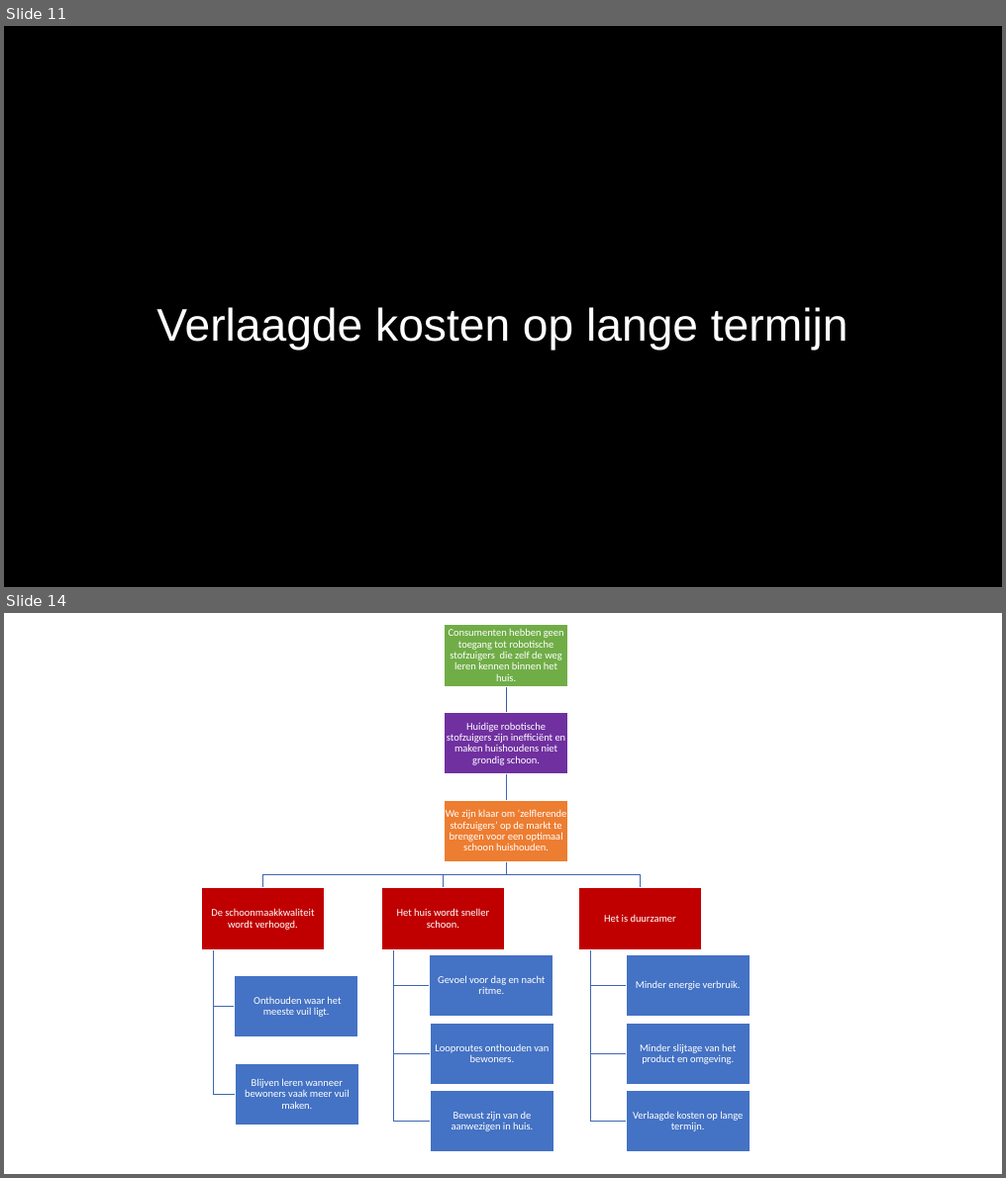
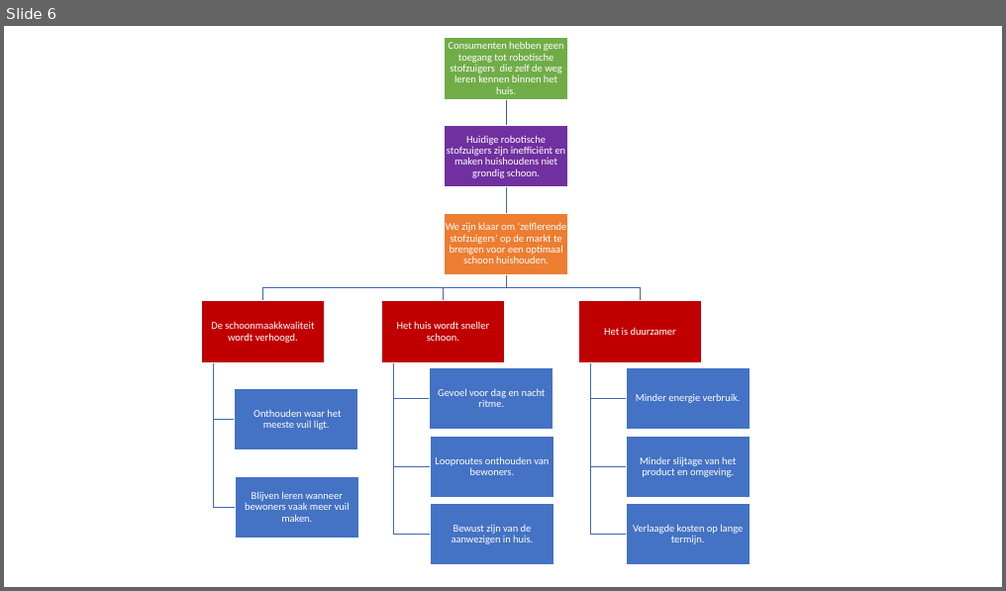
Before and after one commit to WouterNoordhof/NotS-P-Stofzuiger, a slide deck: docs/Presentaties/StoryboardPresentatie.pptx. Shown one above the other, each under a label of ours: slides 11 and 14 before the commit, slide 6 after it; the slides between them are not shown. The pictures are 1006x1178 and 1006x591 pixels, drawn with LibreOffice and Linux fonts; fonts in the diff are those of the drawing; background and template pictures are left out. Boxes give left, top, right and bottom in pixels: in the first picture for what was removed or moved away, otherwise in the second. Text is boxed around its words. In the diff, an @@ line names an element or a change of style, - is before the commit and + after.

```diff
--- a/docs/Presentaties/StoryboardPresentatie.pptx
+++ b/docs/Presentaties/StoryboardPresentatie.pptx
@@ slide 11 removed at (4,26,1002,587), background picture (left out) @@
@@ title removed at (156,307,848,351) @@
-Verlaagde kosten op lange termijn
@@ what was slide 14 is now slide 6 @@
```
Also in this commit, not shown: 5 slides added, 12 other slides removed.
